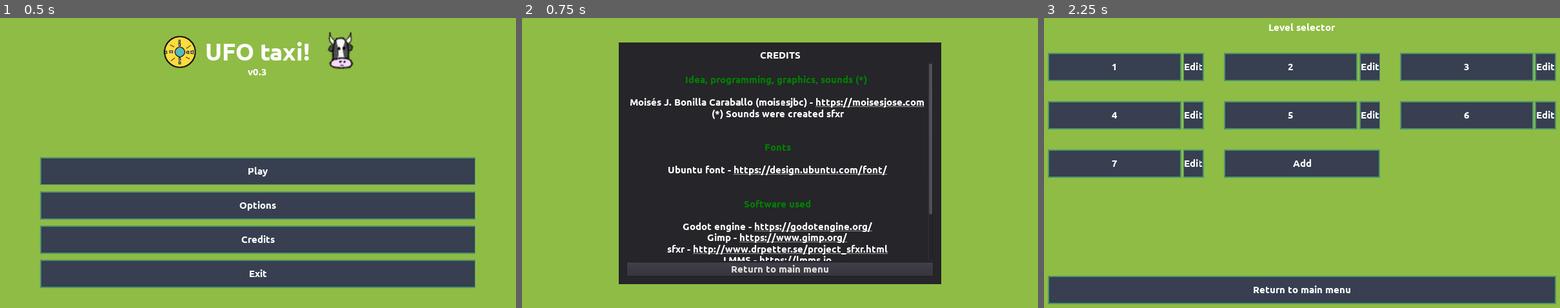
Above: before the commit, frames 1-3 (left to right).
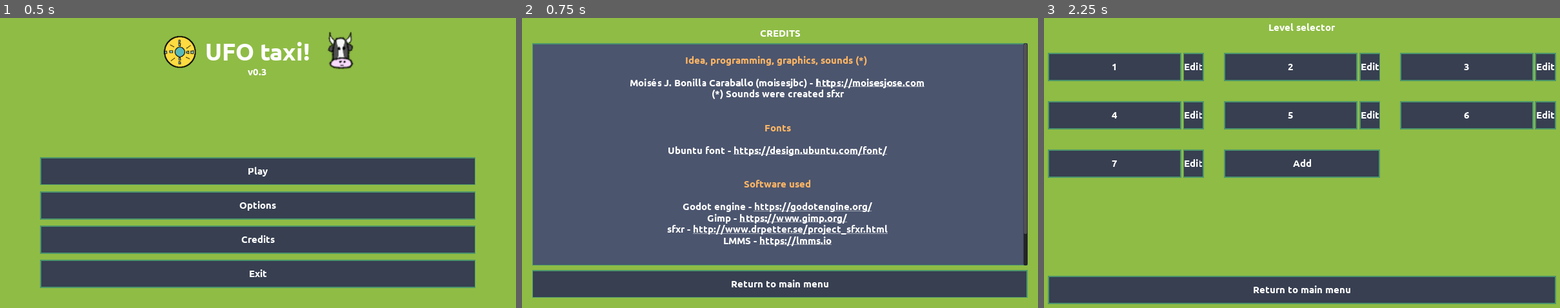
Above: after the commit, the same moments.

Repository: moisesjbc/ufo-taxi
Game: Godot game, scene res://menus/main_menu/main_menu.tscn
The game is run twice, just before and just after one commit, with the same random seed, the same clock (stepped at 60 frames per second) and the same inputs.
Inputs:
- Up to frame 1 (0.5 s): no input
- Up to frame 2 (0.75 s): click "Credits" at 0.5 s
- Up to frame 3 (2.25 s): click "Return to main menu" at 1.25 s; click "Play" at 2 s

Frame 1 is identical in both runs. In frame 2, 83% of the frame differs, in the area x 2-98%, y 4-97%; in frame 3, nothing differs.

Commit message:
Added styles to credits menu

Diff:
--- a/godot-project/menus/credits_menu/credits_menu.tscn
+++ b/godot-project/menus/credits_menu/credits_menu.tscn
@@ -1,6 +1,8 @@
-[gd_scene load_steps=2 format=2]
+[gd_scene load_steps=4 format=2]
 
 [ext_resource path="res://menus/credits_menu/credits_menu.gd" type="Script" id=1]
+[ext_resource path="res://gui/button/button.tscn" type="PackedScene" id=2]
+[ext_resource path="res://gui/panel/panel.tscn" type="PackedScene" id=3]
 
 [node name="credits_menu" type="Control"]
 pause_mode = 2
@@ -11,23 +13,19 @@
 "_edit_use_anchors_": false
 }
 
-[node name="container" type="CenterContainer" parent="."]
+[node name="container" type="MarginContainer" parent="."]
 anchor_right = 1.0
 anchor_bottom = 1.0
-__meta__ = {
-"_edit_use_anchors_": false
-}
+custom_constants/margin_right = 5
+custom_constants/margin_top = 5
+custom_constants/margin_left = 5
+custom_constants/margin_bottom = 5
 
-[node name="panel" type="Panel" parent="container"]
-margin_left = 111.0
-margin_top = 82.0
-margin_right = 911.0
-margin_bottom = 682.0
-rect_min_size = Vector2( 800, 600 )
-
-[node name="margin_container" type="MarginContainer" parent="container/panel"]
-anchor_right = 1.0
-anchor_bottom = 1.0
+[node name="margin_container" type="MarginContainer" parent="container"]
+margin_left = 5.0
+margin_top = 5.0
+margin_right = 1275.0
+margin_bottom = 715.0
 custom_constants/margin_right = 20
 custom_constants/margin_top = 20
 custom_constants/margin_left = 20
@@ -36,18 +34,19 @@
 "_edit_use_anchors_": false
 }
 
-[node name="vbox_container" type="VBoxContainer" parent="container/panel/margin_container"]
+[node name="vbox_container" type="VBoxContainer" parent="container/margin_container"]
 margin_left = 20.0
 margin_top = 20.0
-margin_right = 780.0
-margin_bottom = 580.0
+margin_right = 1250.0
+margin_bottom = 690.0
+custom_constants/separation = 10
 __meta__ = {
 "_edit_use_anchors_": false
 }
 
-[node name="title" type="Label" parent="container/panel/margin_container/vbox_container"]
-margin_right = 760.0
-margin_bottom = 14.0
+[node name="title" type="Label" parent="container/margin_container/vbox_container"]
+margin_right = 1230.0
+margin_bottom = 28.0
 text = "CREDITS"
 align = 1
 valign = 1
@@ -55,25 +54,31 @@
 "_edit_use_anchors_": false
 }
 
-[node name="body" type="RichTextLabel" parent="container/panel/margin_container/vbox_container"]
-margin_top = 18.0
-margin_right = 760.0
-margin_bottom = 536.0
+[node name="panel" parent="container/margin_container/vbox_container" instance=ExtResource( 3 )]
+margin_top = 38.0
+margin_right = 1230.0
+margin_bottom = 590.0
+size_flags_horizontal = 3
+size_flags_vertical = 3
+
+[node name="body" type="RichTextLabel" parent="container/margin_container/vbox_container/panel"]
+anchor_right = 1.0
+anchor_bottom = 1.0
 size_flags_vertical = 3
 bbcode_enabled = true
 bbcode_text = "[center]
-[color=green]Idea, programming, graphics, sounds (*) [/color]
+[color=#FFB563]Idea, programming, graphics, sounds (*) [/color]
 
 [color=white]Moisés J. Bonilla Caraballo (moisesjbc) - [url=https://moisesjose.com]https://moisesjose.com[/url][/color]
 [color=white](*) Sounds were created sfxr[/color]
 
 
-[color=green]Fonts[/color]
+[color=#FFB563]Fonts[/color]
 
 [color=white]Ubuntu font - [url=https://design.ubuntu.com/font/]https://design.ubuntu.com/font/[/url][/color]
 
 
-[color=green]Software used[/color]
+[color=#FFB563]Software used[/color]
 
 [color=white]Godot engine - [url=https://godotengine.org/]https://godotengine.org/[/url]
 Gimp - [url=https://www.gimp.org/]https://www.gimp.org/[/url]
@@ -107,11 +112,14 @@
 Made for  Ludum Dare #47 - https://ldjam.com/
 (Theme: \"Stuck in a loop\")
 "
+__meta__ = {
+"_edit_use_anchors_": false
+}
 
-[node name="return_button" type="Button" parent="container/panel/margin_container/vbox_container"]
-margin_top = 540.0
-margin_right = 760.0
-margin_bottom = 560.0
+[node name="return_button" parent="container/margin_container/vbox_container" instance=ExtResource( 2 )]
+margin_top = 600.0
+margin_right = 1230.0
+margin_bottom = 670.0
 text = "Return to main menu"
-[connection signal="meta_clicked" from="container/panel/margin_container/vbox_container/body" to="." method="_on_body_meta_clicked"]
-[connection signal="pressed" from="container/panel/margin_container/vbox_container/return_button" to="." method="_on_return_button_pressed"]
+[connection signal="meta_clicked" from="container/margin_container/vbox_container/panel/body" to="." method="_on_body_meta_clicked"]
+[connection signal="pressed" from="container/margin_container/vbox_container/return_button" to="." method="_on_return_button_pressed"]
